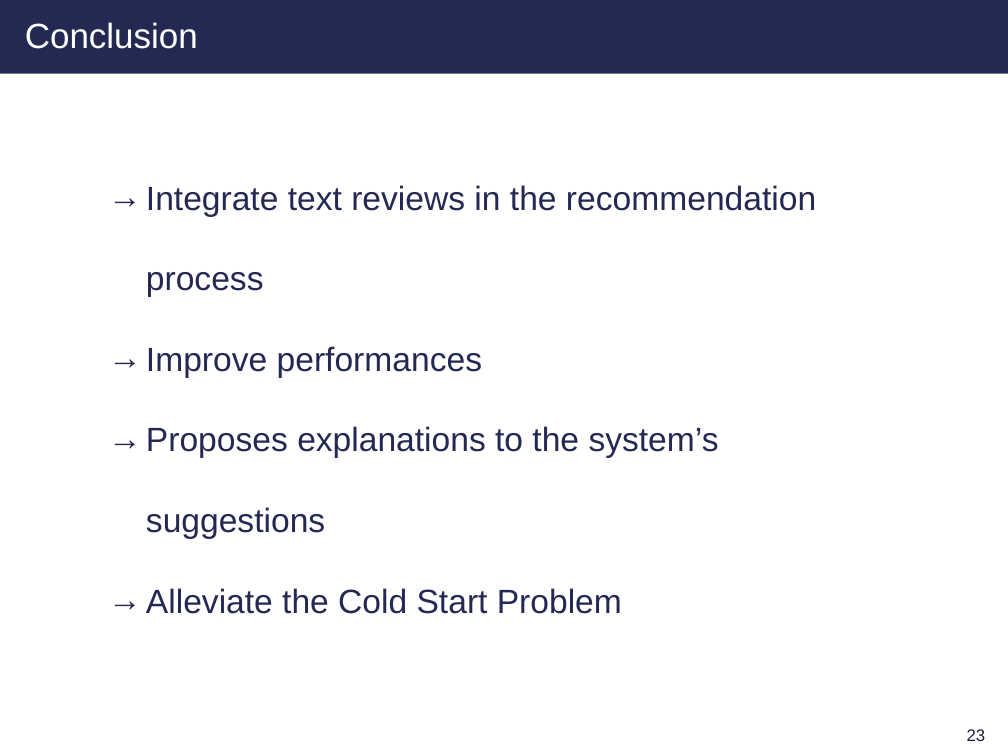
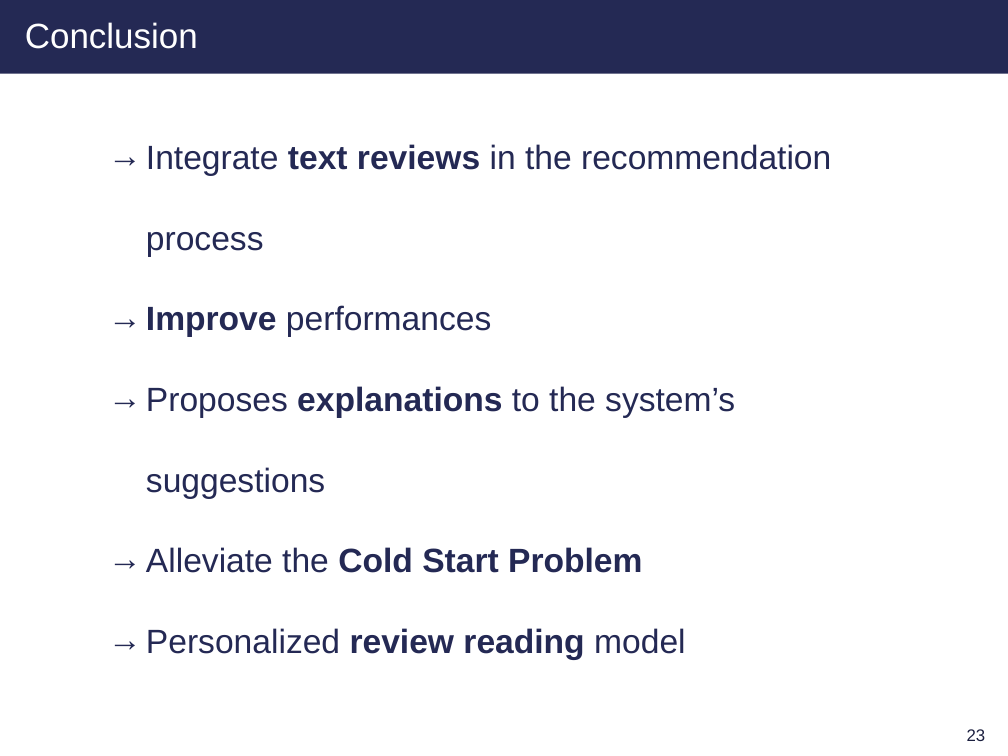
Before and after one commit to clara-gdef/defense, a slide deck: slide 24 of defense.pptx. Drawn at 1008x756 pixels with LibreOffice and Linux fonts; fonts in the diff are those of the drawing; background and template pictures are left out. Boxes give left, top, right and bottom in pixels: in the first picture for what was removed or moved away, otherwise in the second. Text is boxed around its words. In the diff, an @@ line names an element or a change of style, - is before the commit and + after.

```diff
--- a/defense.pptx
+++ b/defense.pptx
@@ text "Integrate text reviews in the ...": place and size @@
-text "Integrate text reviews in the ..." at <box>146,185,816,614</box>
+text "Integrate text reviews in the ..." at <box>146,144,831,660</box>
@@ text at <box>146,144,831,573</box>: bold on in "text reviews", "Improve", "explanations", "Cold Start Problem" @@
@@ text at <box>146,628,685,660</box>: paragraph added @@
+→ Personalized review reading model
```
Also in this commit, not shown: 20 other slides changed, 9 slides added, 3 slides removed.
